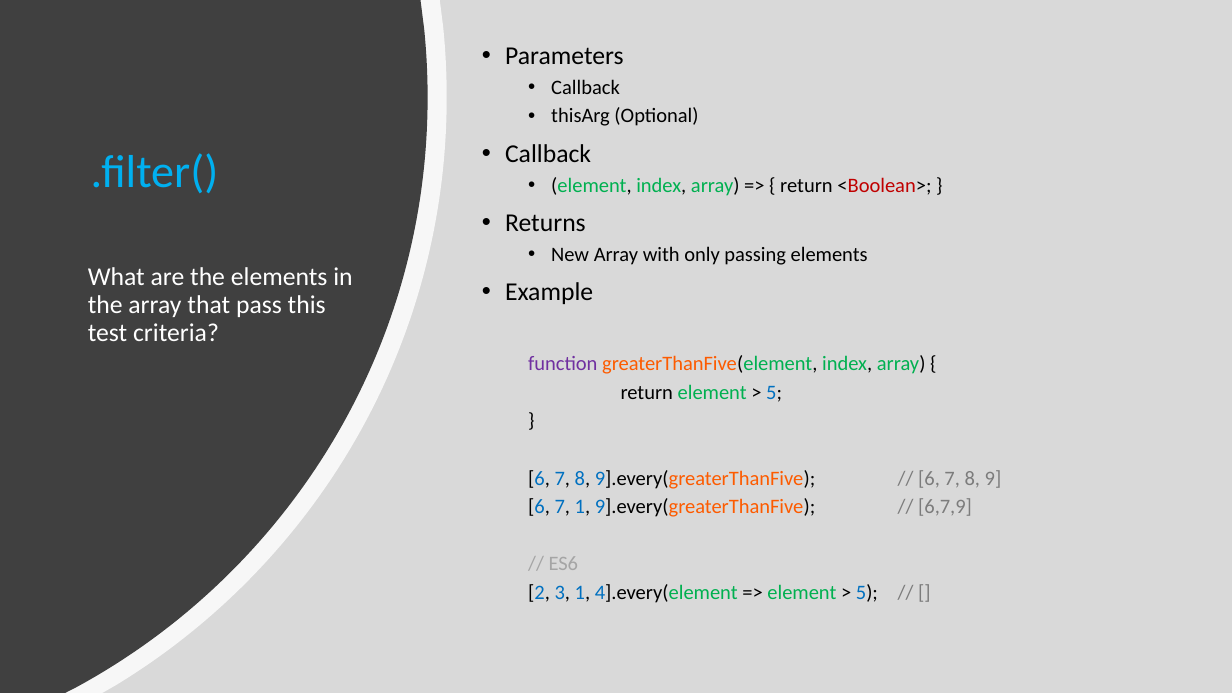
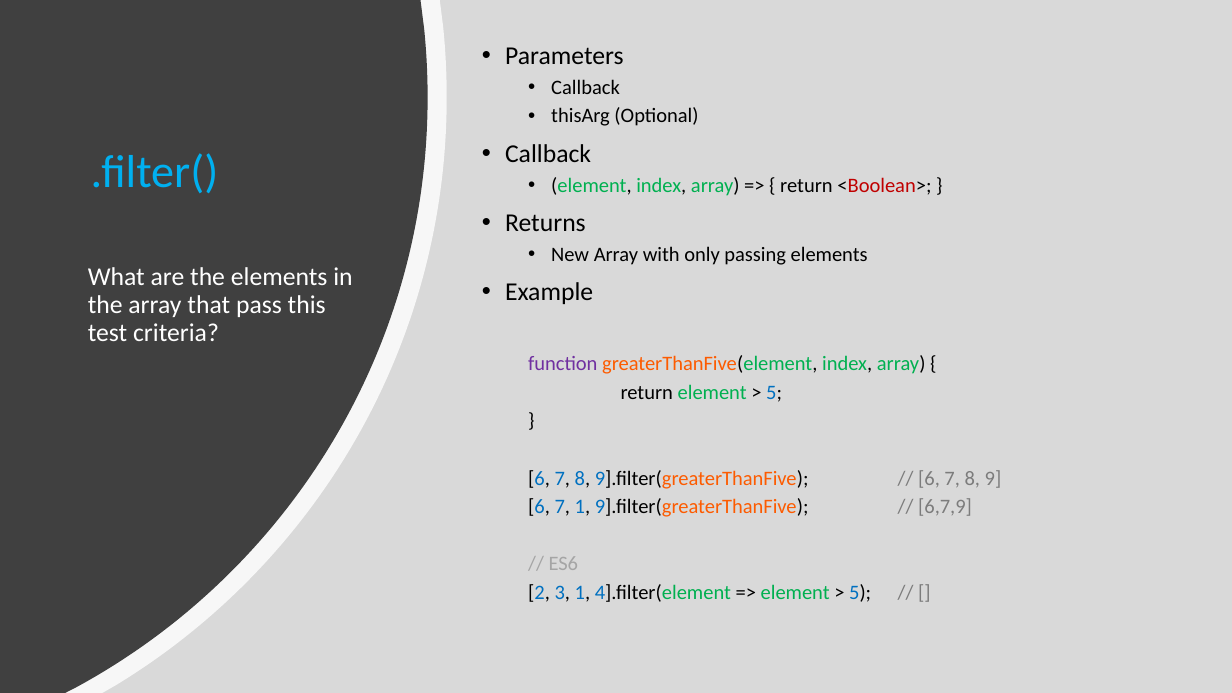
Before and after one commit to Code-with-Us/sessions, a slide deck: slide 6 of Arrays_HOF/Arrays_HOF.pptx. Drawn at 1232x693 pixels with LibreOffice and Linux fonts; fonts in the diff are those of the drawing. Boxes give left, top, right and bottom in pixels: in the first picture for what was removed or moved away, otherwise in the second. Text is boxed around its words. In the diff, an @@ line names an element or a change of style, - is before the commit and + after.

```diff
--- a/Arrays_HOF/Arrays_HOF.pptx
+++ b/Arrays_HOF/Arrays_HOF.pptx
@@ text at (x1=528, y1=470, x2=972, y2=517): text changed; text colour #FD5B00 to #000000 @@
-  [6, 7, 8, 9].every(greaterThanFive); // [6, 7, 8, 9]
-  [6, 7, 1, 9].every(greaterThanFive); // [6,7,9]
+  [6, 7, 8, 9].filter(greaterThanFive); // [6, 7, 8, 9]
+  [6, 7, 1, 9].filter(greaterThanFive); // [6,7,9]
@@ text at (x1=528, y1=584, x2=871, y2=602): text changed @@
-  [2, 3, 1, 4].every(element => element > 5); // []
+  [2, 3, 1, 4].filter(element => element > 5); // []
```
Also in this commit, not shown: 8 other slides changed, 2 other files.
